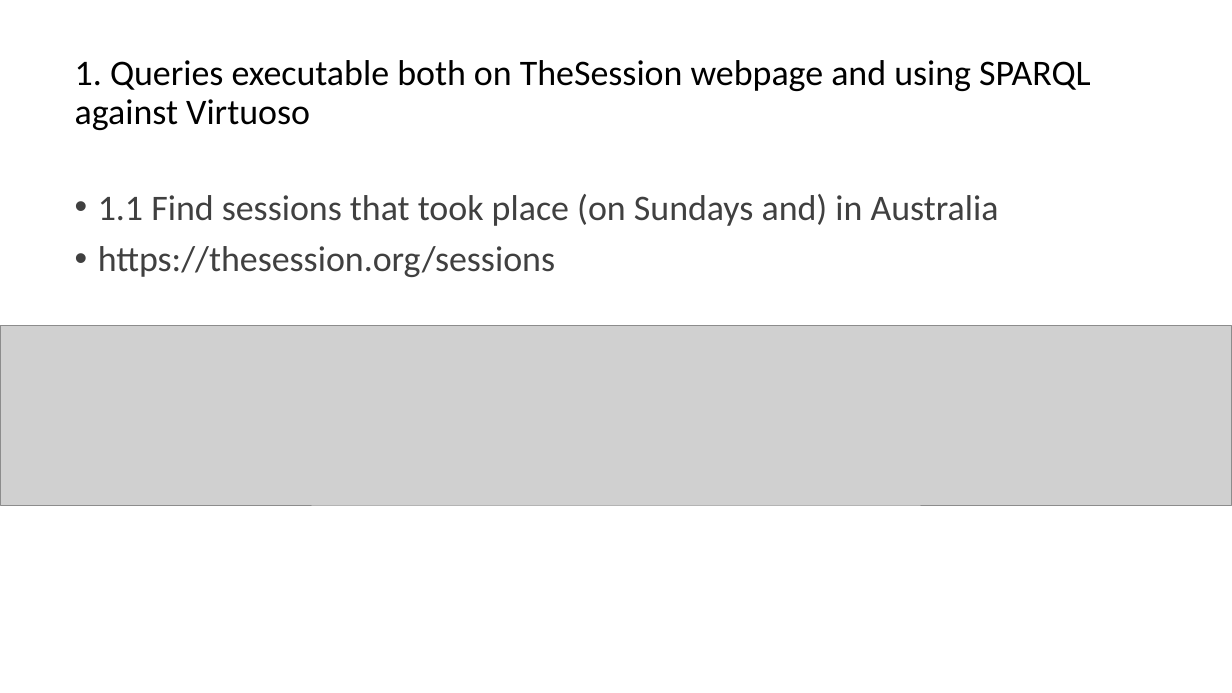
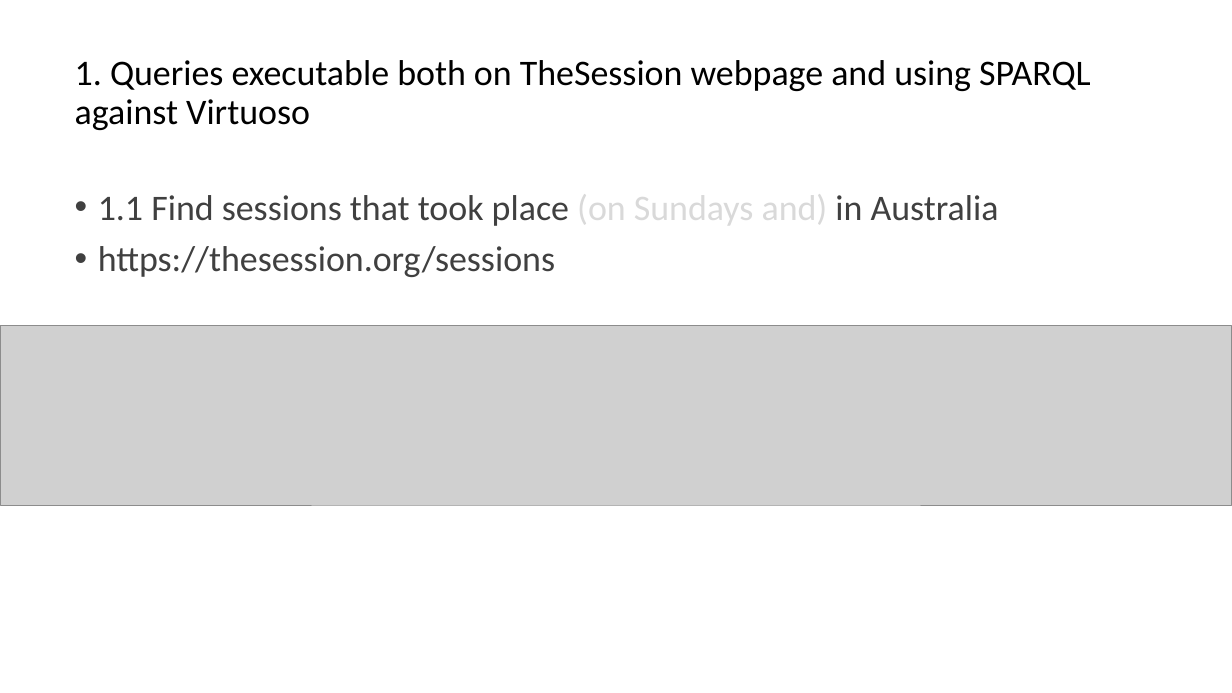
Before and after one commit to DDMAL/linkedmusic-queries, a slide deck: slide 6 of QueryContrast.ppt (slide 2 before the commit). Drawn at 1232x693 pixels with LibreOffice and Linux fonts; fonts in the diff are those of the drawing; grey boxes stand for pictures. Boxes give left, top, right and bottom in pixels: in the first picture for what was removed or moved away, otherwise in the second. Text is boxed around its words. In the diff, an @@ line names an element or a change of style, - is before the commit and + after.

```diff
--- a/QueryContrast.ppt
+++ b/QueryContrast.ppt
@@ text at [98,186,999,230]: text colour #404040 to #D9D9D9 in "(on Sundays and)" @@
```
Also in this commit, not shown: 15 slides added.
